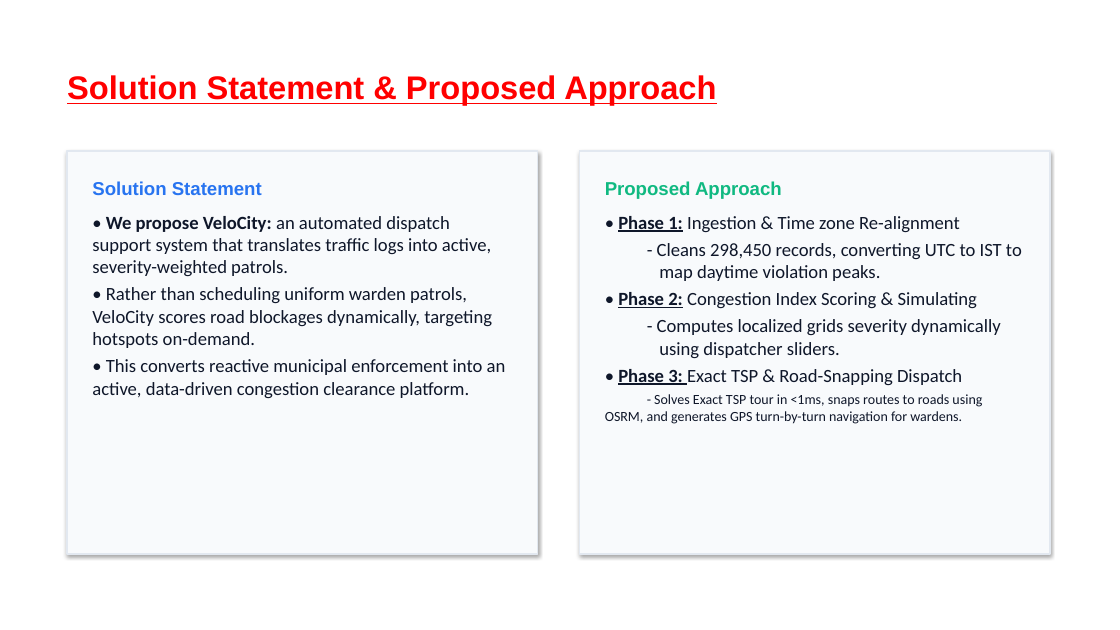
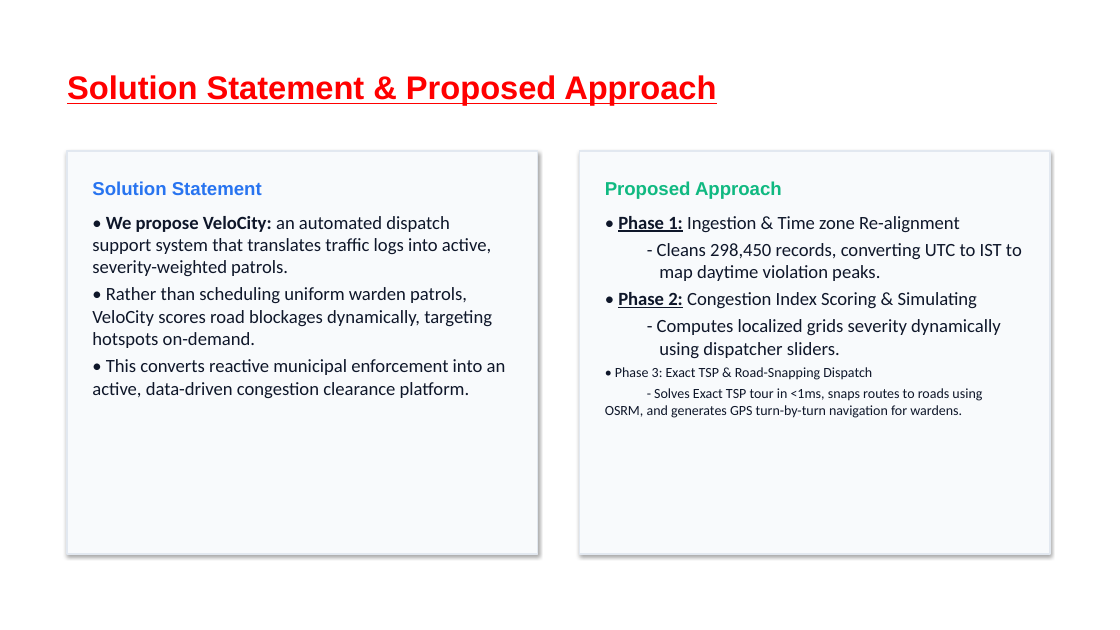
Before and after one commit to sb01022006/ai-parking-congestion-intelligence, a slide deck: slide 6 of Flikart_Grid_Lock_hackathon_Round_2_Confluent.pptx. Drawn at 1120x630 pixels with LibreOffice and Linux fonts; fonts in the diff are those of the drawing; background and template pictures are left out. Boxes give left, top, right and bottom in pixels: in the first picture for what was removed or moved away, otherwise in the second. Text is boxed around its words. In the diff, an @@ line names an element or a change of style, - is before the commit and + after.

```diff
--- a/Flikart_Grid_Lock_hackathon_Round_2_Confluent.pptx
+++ b/Flikart_Grid_Lock_hackathon_Round_2_Confluent.pptx
@@ text at <box>615,367,872,380</box>: size 16 to 12 pt in "• Phase 3: Exact TSP & Road-Snapping ..."; bold off, underline off in "Phase 3:" @@
```
Also in this commit, not shown: 3 other slides changed.
